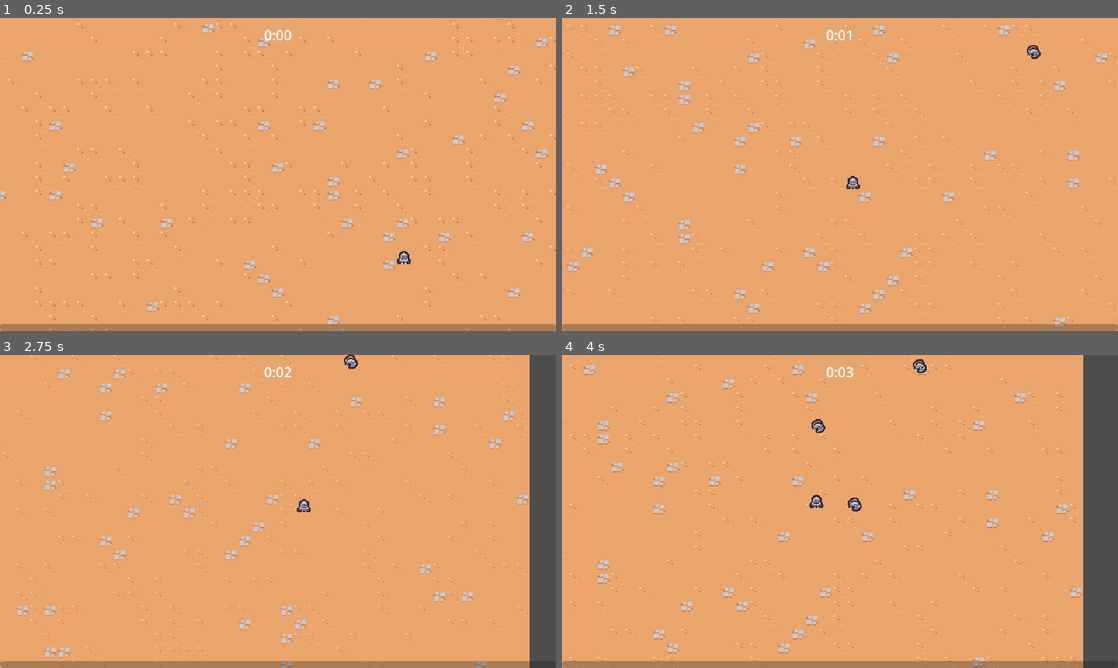
Above: before the commit, frames 1-4 (two rows, left to right).
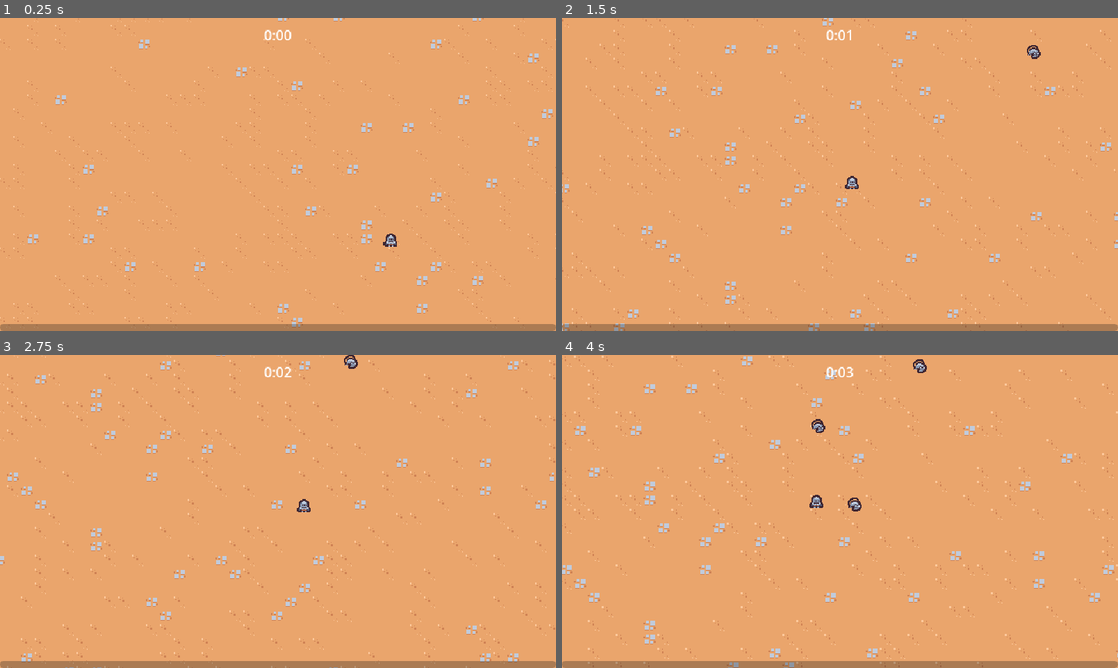
Above: after the commit, the same moments.

Repository: officer47p/2d-survivors-game
Game: Godot game, scene res://scenes/main/main.tscn
The game is run twice, just before and just after one commit, with the same random seed, the same clock (stepped at 60 frames per second) and the same inputs.
Inputs (mouse positions are in pixels of both pictures, inside the frame that each line leads up to):
- Up to frame 1 (0.25 s): no input
- Up to frame 2 (1.5 s): move the mouse to (962, 158) at 0.52 s; press the mouse at (962, 158) at 0.53 s; hold D (move_right) 0.53-1.28 s; move the mouse to (728, 190) at 1.27 s; release the mouse at (728, 190) at 1.28 s; hold S (move_down) from 1.28 s (still down); click (728, 190) at 1.35 s
- Up to frame 3 (2.75 s): move the mouse to (333, 442) at 2.02 s; release S (move_down) at 2.03 s; press the mouse at (333, 442) at 2.03 s; hold D (move_right) from 2.03 s (still down)
- Up to frame 4 (4 s): move the mouse to (812, 574) at 2.77 s; release D (move_right) at 2.78 s; release the mouse at (812, 574) at 2.78 s; hold W (move_up) 2.78-3.53 s; click (812, 574) at 2.85 s; move the mouse to (1006, 558) at 3.52 s; press the mouse at (1006, 558) at 3.53 s; hold A (move_left) from 3.53 s (still down)

The runs differ from the first frame. In frame 1, 4.8% of the frame differs, in the area x 0-100%, y 0-100%; in frame 2, 4.7%; in frame 3, 9.1%; in frame 4, 11%.

Commit message:
Improving the scene tree structure

Diff:
--- a/project.godot
+++ b/project.godot
@@ -31,6 +31,8 @@
 
 player=""
 enemy=""
+entities_layer=""
+foreground_layer=""
 
 [input]
 
--- a/scenes/ability/sword_ability_controller/sword_ability_controller.gd
+++ b/scenes/ability/sword_ability_controller/sword_ability_controller.gd
@@ -32,7 +32,8 @@
 	)
 
 	var sword_instance = sword_ability.instantiate() as SwordAbility
-	player.get_parent().add_child(sword_instance)
+	var foreground_layer = get_tree().get_first_node_in_group("foreground_layer")
+	foreground_layer.add_child(sword_instance)
 	sword_instance.hitbox_component.damage = damage
 	sword_instance.global_position = enemies[0].global_position
 	sword_instance.global_position += Vector2.RIGHT.rotated((randf_range(0, TAU))) * 4
--- a/scenes/component/vial_drop_component.gd
+++ b/scenes/component/vial_drop_component.gd
@@ -20,5 +20,6 @@
 
 	var spawn_position = (owner as Node2D).global_position
 	var vial_instance = vial_scene.instantiate()
-	owner.get_parent().add_child(vial_instance)
+	var entities_layer = get_tree().get_first_node_in_group("entities_layer")
+	entities_layer.add_child(vial_instance)
 	vial_instance.global_position = spawn_position
--- a/scenes/main/main.tscn
+++ b/scenes/main/main.tscn
@@ -34,5 +34,10 @@
 format = 2
 layer_0/tile_data = PackedInt32Array(1376290, 65536, 4, 1310754, 393216, 3, 1245218, 65536, 4, 1179682, 0, 4, 1114146,  …(39189 unchanged characters)…
 
-[node name="Player" parent="." unique_id=269330977 instance=ExtResource("1_hyk8p")]
-position = Vector2(505, 359)
+[node name="Entities" type="Node2D" parent="." unique_id=336891835 groups=["entities_layer"]]
+y_sort_enabled = true
+
+[node name="Player" parent="Entities" unique_id=269330977 instance=ExtResource("1_hyk8p")]
+position = Vector2(452, 289)
+
+[node name="Foreground" type="Node2D" parent="." unique_id=224152970 groups=["foreground_layer"]]
--- a/scenes/manager/enemy_manager.gd
+++ b/scenes/manager/enemy_manager.gd
@@ -16,5 +16,6 @@
 	var spawn_position = player.global_position + (random_direction * SPAWN_RADIUS)
 
 	var enemy = (basic_enemy_scene.instantiate()) as Node2D
-	get_parent().add_child(enemy)
+	var entities_layer = get_tree().get_first_node_in_group("entities_layer")
+	entities_layer.add_child(enemy)
 	enemy.global_position = spawn_position
